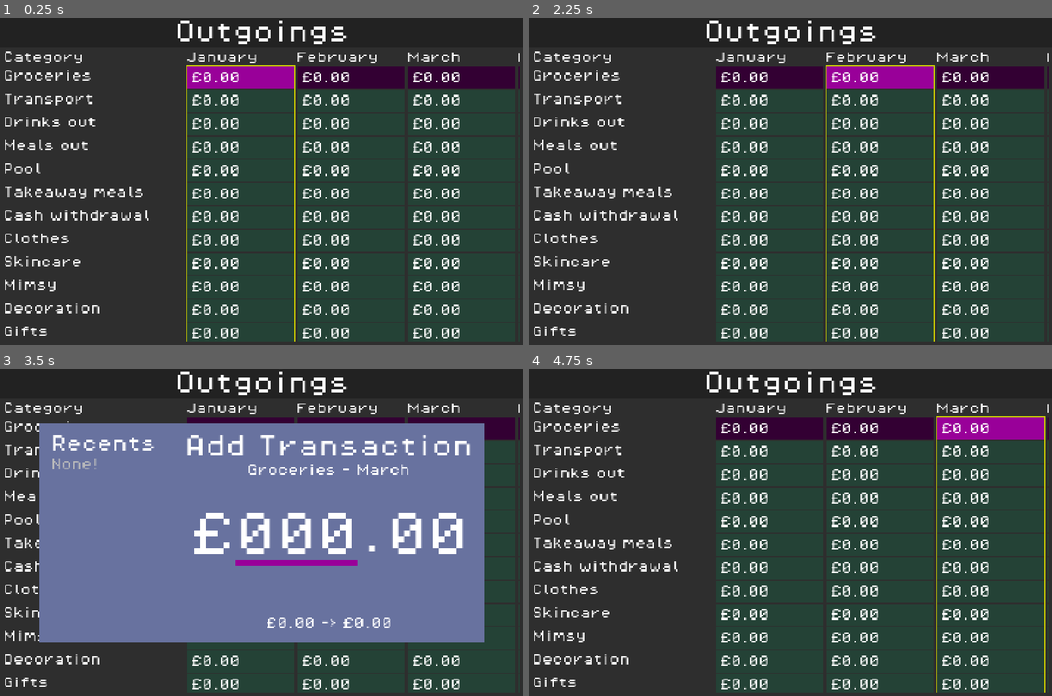
Above: before the commit, frames 1-4 (two rows, left to right).
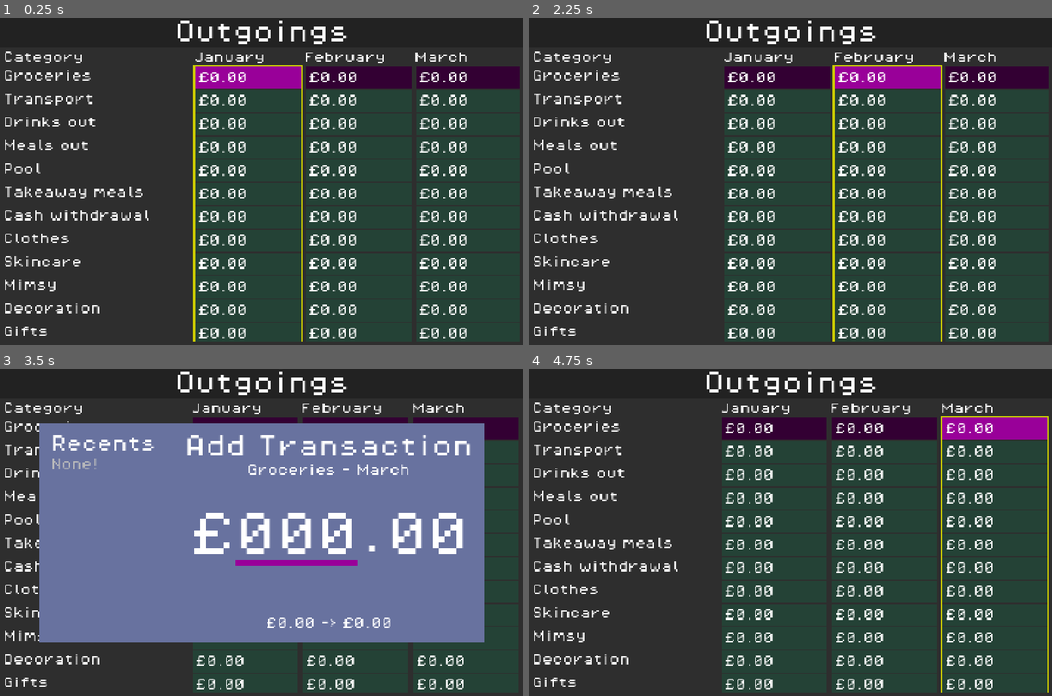
Above: after the commit, the same moments.

Repository: phrasmotica/budget-visualiser
Game: Godot game, scene res://scenes/ui/spreadsheet_ui/spreadsheet_ui.tscn
Same seed, same stepped clock (60 frames per second), same inputs: the game is played once before the commit and once after it.
Inputs (mouse positions are in pixels of both pictures, inside the frame that each line leads up to):
- Up to frame 1 (0.25 s): no input
- Up to frame 2 (2.25 s): tap Enter (ui_accept) at 0.5, 0.77, 1.25, 2 s; move the mouse to (905, 165) at 0.52 s; hold Right (ui_right) 0.53-1.25 s; tap Shift (bulk_modifier) at 0.6 s; click (905, 165) at 0.67 s; drag from (685, 197) to (764, 246) at 1.27 s; move the mouse to (842, 109) at 2.02 s; hold Right (ui_right) from 2.03 s (still down); tap Ctrl at 2.1 s
- Up to frame 3 (3.5 s): release Right (ui_right) at 2.75 s; tap Enter (ui_accept) at 2.75 s; drag from (235, 597) to (104, 483) at 2.77 s
- Up to frame 4 (4.75 s): tap Enter (ui_accept) at 3.5, 3.77, 4.25 s; move the mouse to (947, 581) at 3.52 s; hold Left (ui_left) 3.53-4.25 s; tap Y at 3.6 s; drag from (633, 483) to (712, 450) at 4.27 s

The runs differ from the first frame. In frame 1, 10% of the frame differs, in the area x 35-100%, y 10-99%; in frame 2, 10%; in frame 3, 2.1%; in frame 4, 9.3%.

Commit message:
Ensure category labels fit for all budget sections

Diff:
--- a/scenes/ui/year_grid/year_grid.tscn
+++ b/scenes/ui/year_grid/year_grid.tscn
@@ -23,8 +23,8 @@
 
 [node name="YearGrid" type="MarginContainer"]
 custom_minimum_size = Vector2(600, 0)
-offset_right = 1280.0
-offset_bottom = 800.0
+offset_right = 1440.0
+offset_bottom = 900.0
 theme = ExtResource("1_m770f")
 theme_override_constants/margin_left = 8
 theme_override_constants/margin_top = 8
@@ -61,7 +61,7 @@
 text = "Category"
 
 [node name="CategoryScrollContainer" type="ScrollContainer" parent="HBoxContainer/VBoxContainer"]
-custom_minimum_size = Vector2(500, 0)
+custom_minimum_size = Vector2(520, 0)
 layout_mode = 2
 size_flags_vertical = 3
 horizontal_scroll_mode = 0
